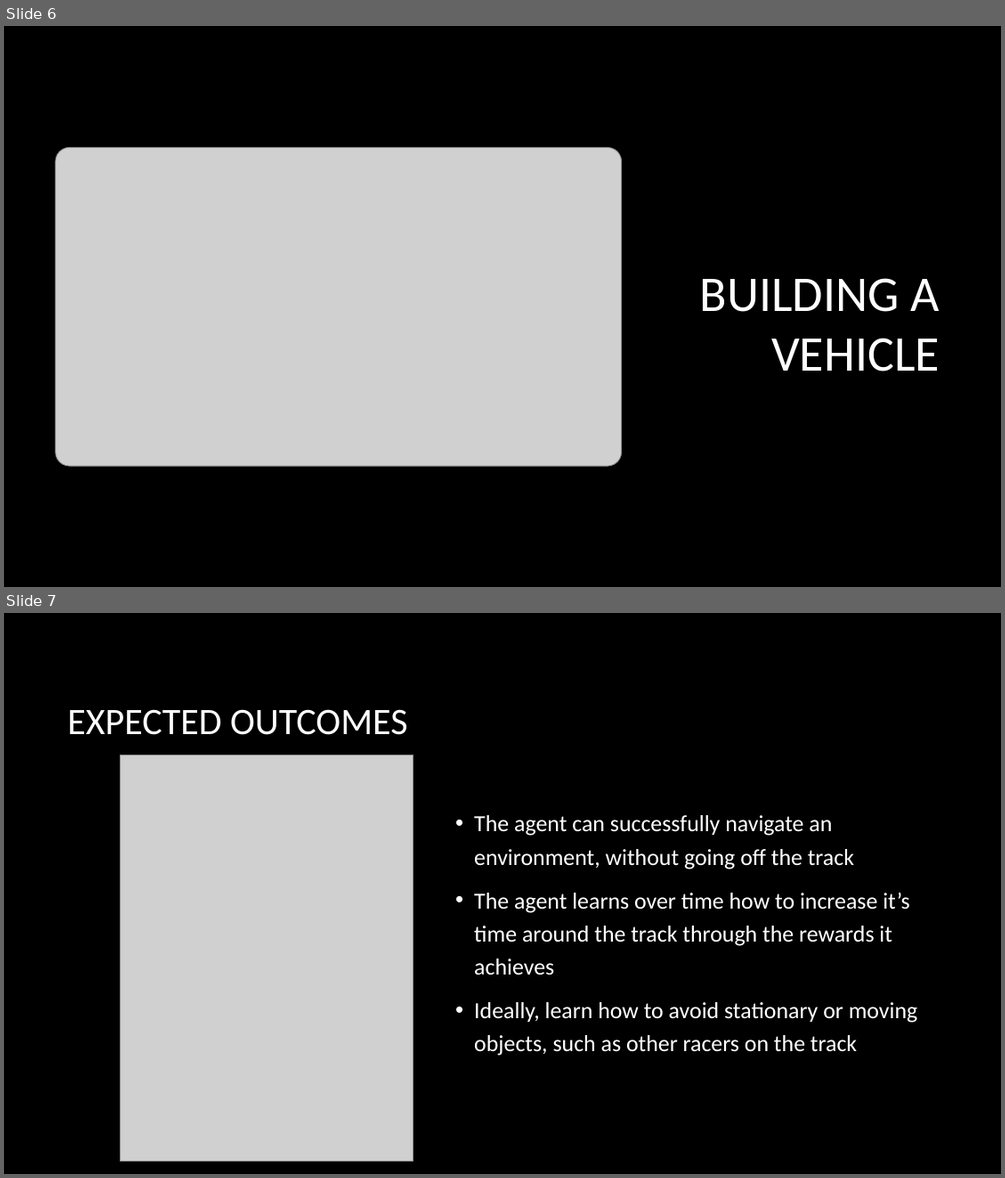
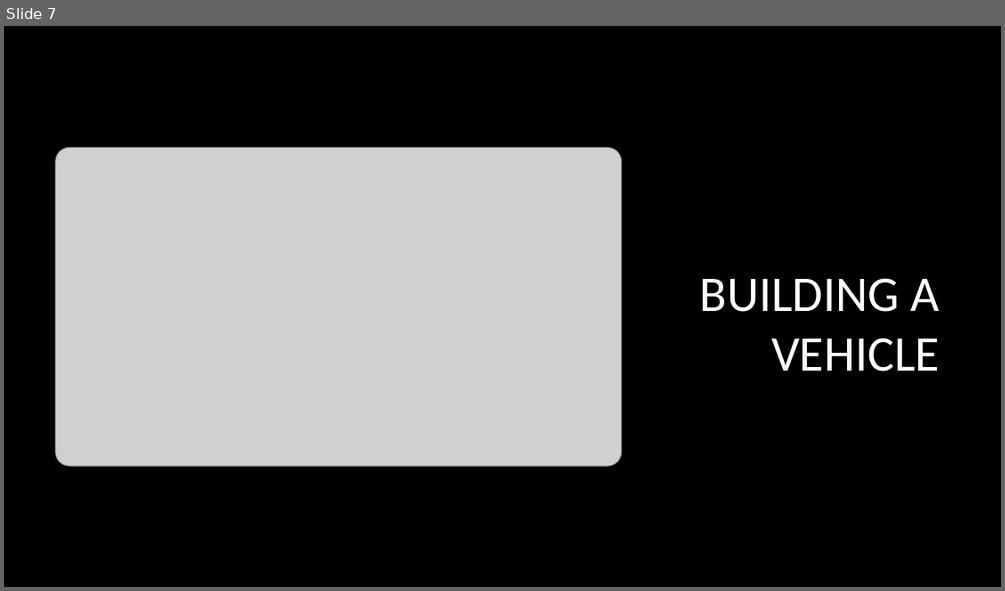
Before and after one commit to mwilchek/DeepRacer-2020, a slide deck: Final_Project_Presentation.pptx. Shown one above the other, each under a label of ours: slides 6 and 7 before the commit, slide 7 after it. The pictures are 1005x1178 and 1005x591 pixels, drawn with LibreOffice and Linux fonts; fonts in the diff are those of the drawing; grey boxes stand for pictures; background and template pictures are left out. Boxes give left, top, right and bottom in pixels: in the first picture for what was removed or moved away, otherwise in the second. Text is boxed around its words. In the diff, an @@ line names an element or a change of style, - is before the commit and + after.

```diff
--- a/Final_Project_Presentation.pptx
+++ b/Final_Project_Presentation.pptx
@@ slide 7 removed at [4,613,1001,1174], background picture (left out) @@
@@ title removed at [67,709,407,735] @@
-EXPECTED OUTCOMES
@@ picture removed at [121,755,413,1161] @@
@@ text removed at [474,815,918,1055] @@
-• The agent can successfully navigate an environment, without going off the track
-• The agent learns over time how to increase it’s time around the track through the rewards it achieves
-• Ideally, learn how to avoid stationary or moving objects, such as other racers on the track
@@ what was slide 6 is now slide 7 @@
```
Also in this commit, not shown: 1 slide changed, 8 slides added, 3 other slides removed.
